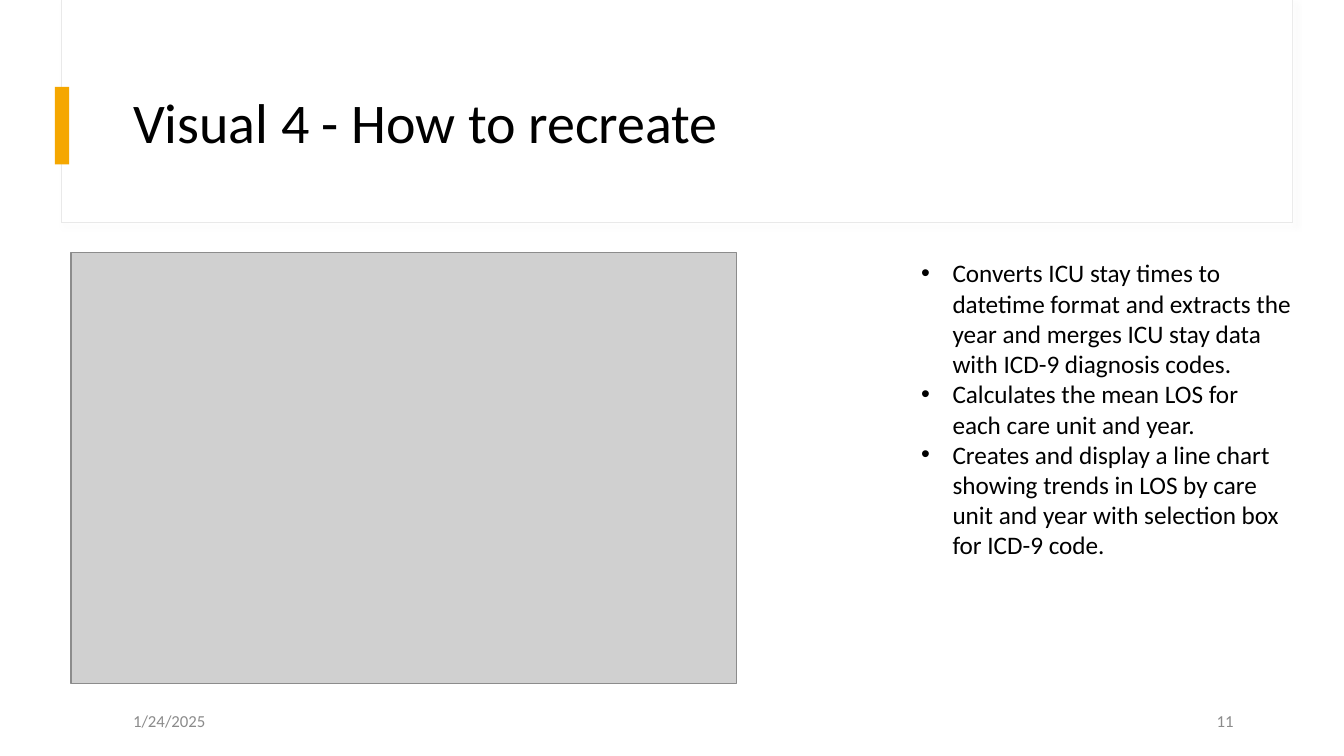
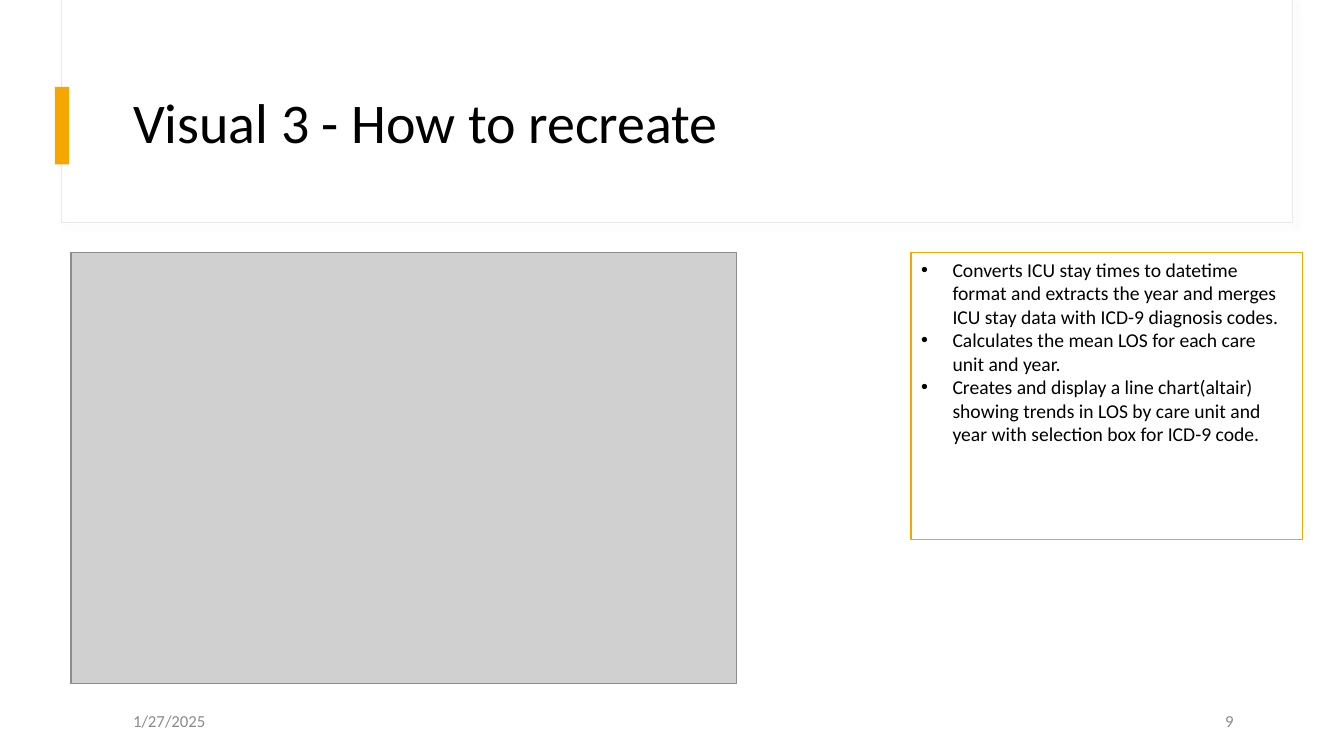
Before and after one commit to AnkitaSavaliya/AIH, a slide deck: slide 9 of MIMIC Visualization.pptx (slide 11 before the commit). Drawn at 1344x756 pixels with LibreOffice and Linux fonts; fonts in the diff are those of the drawing; grey boxes stand for pictures. Boxes give left, top, right and bottom in pixels: in the first picture for what was removed or moved away, otherwise in the second. Text is boxed around its words. In the diff, an @@ line names an element or a change of style, - is before the commit and + after.

```diff
--- a/MIMIC Visualization.pptx
+++ b/MIMIC Visualization.pptx
@@ title at [133, 104, 718, 144]: text changed @@
-Visual 4 - How to recreate
+Visual 3 - How to recreate
@@ rectangle "Converts ICU stay times to ...": place and size @@
-rectangle "Converts ICU stay times to ..." at [953, 264, 1290, 554]
+rectangle "Converts ICU stay times to ..." at [911, 253, 1303, 539]
@@ rectangle "Converts ICU stay times to ..." at [911, 253, 1303, 539]: fill none to #FFFFFF; outline none to #F5A700 1 pt @@
@@ text in rectangle at [953, 263, 1278, 374]: size 18 to 14 pt in "Converts ICU stay times to datetime format ...", "Calculates the mean LOS for each care ..." @@
@@ text in rectangle at [953, 380, 1260, 444]: text changed; size 18 to 14 pt @@
-• Creates and display a line chart showing trends in LOS by care unit and year with selection box for ICD-9 code.
+• Creates and display a line chart(altair) showing trends in LOS by care unit and year with selection box for ICD-9 code.
@@ text at [133, 715, 205, 728]: text changed @@
-1/24/2025
+1/27/2025
@@ page number at [1225, 716, 1233, 727]: text changed @@
-11
+9
```
Also in this commit, not shown: 10 other slides changed, 1 slide added, 3 slides removed, 1 other file.
